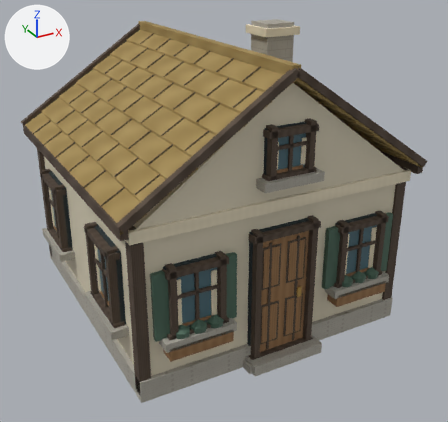
A saved change to the glTF model assets/source/models/village/cottage-crafted.glb.
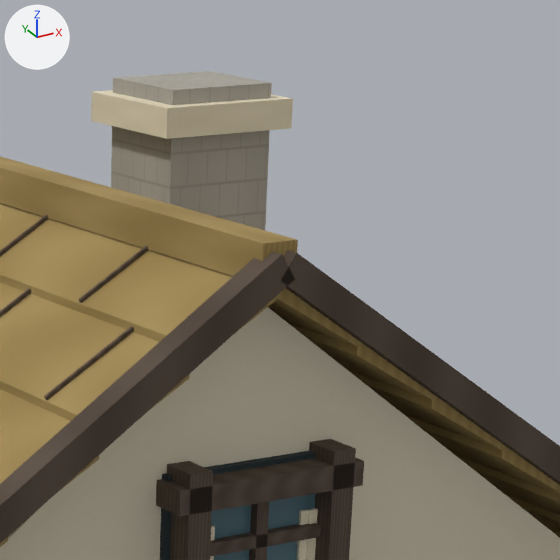
Each version is shown whole from a 50 mm camera at (-4.27, -8.35, 5.51) aimed at (0.12, -0.38, 1.53), then close up on the part from 49% to 83% of the width and 0% to 36% of the height. Arrows for +X, +Y and +Z are at upper left; the lights stay in place. The last two pictures show the newer version. Vertices at exactly the same position are counted once.

In view in the first close-up: 'cottage authored architecture'.
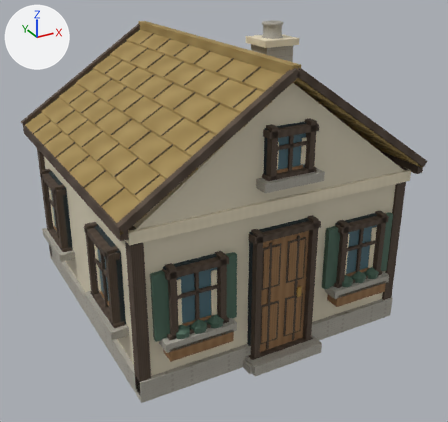
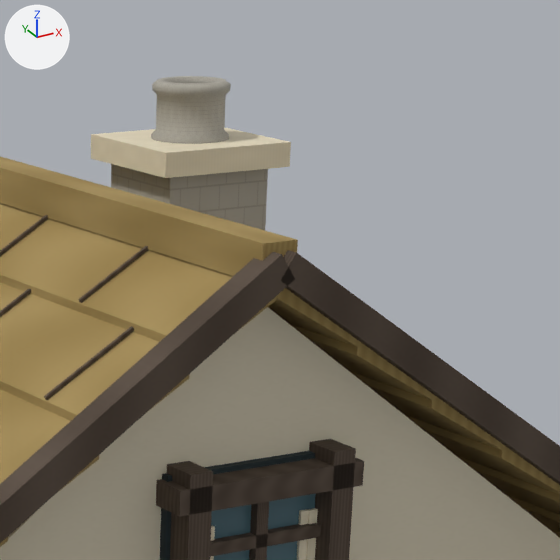
Edits to the bpy script that builds the scene:
```text
Change me_cottage_planar_architecture:
    used by ob_cottage_authored_architecture; location = (0.0, 0.0, 0.0)
    remove me_cottage_planar_architecture.from_pydata(...)  # 2310 vertices, 3458 faces; spans x -2.31..2.31, y -2.5..2.5, z 0.0..4.33
    add me_cottage_planar_architecture.from_pydata(...)  # 2574 vertices, 3994 faces; spans x -2.31..2.31, y -2.5..2.5, z 0.0..4.33
    me_cottage_planar_architecture part 1: a new loose piece of 240 vertices spanning x 1.05..1.38, y -0.12..0.2, z 4.07..4.33, in mat_authored_village_mineral_and_joinery_atlas
    me_cottage_planar_architecture part 2: a new loose piece of 40 vertices spanning x 0.9..1.52, y -0.26..0.34, z 4.0..4.1, in mat_authored_village_mineral_and_joinery_atlas
    me_cottage_planar_architecture part 3
    16 vertices are removed from x 0.9..1.52, y -0.26..0.34, z 4.15..4.29
    24 faces are deleted
    4 vertices in x 0.97..1.45, y -0.19..0.28, z 4.33 move by (0.0, 0.0, -0.31)
```

Location of each change, [x1, y1, x2, y2] in pixels of the close-ups (560 x 560 px):
'cottage authored architecture', reshaped
    before: [0, 71, 560, 560]
    after: [0, 76, 560, 560]
part 1 of me_cottage_planar_architecture, added
    after: [151, 76, 231, 144]
part 2 of me_cottage_planar_architecture, added (beige)
    after: [91, 127, 291, 178]
part 3 of me_cottage_planar_architecture, cut back
    before: [91, 71, 293, 230]
    after: [111, 164, 268, 230]
